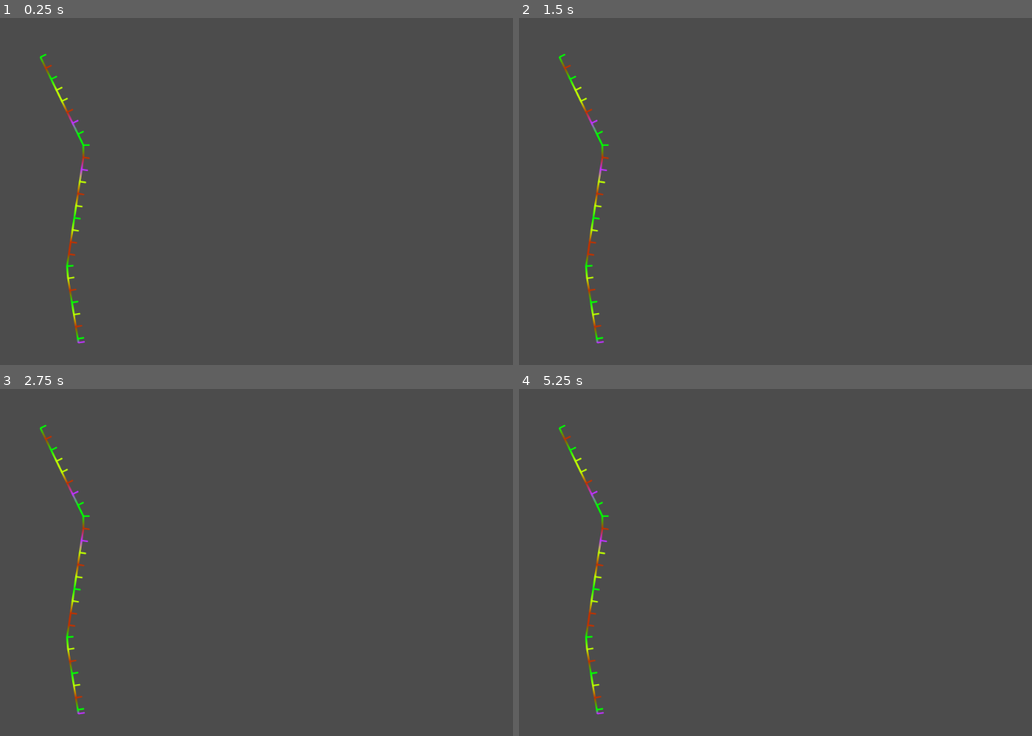
Above: before the commit, frames 1-4 (two rows, left to right).
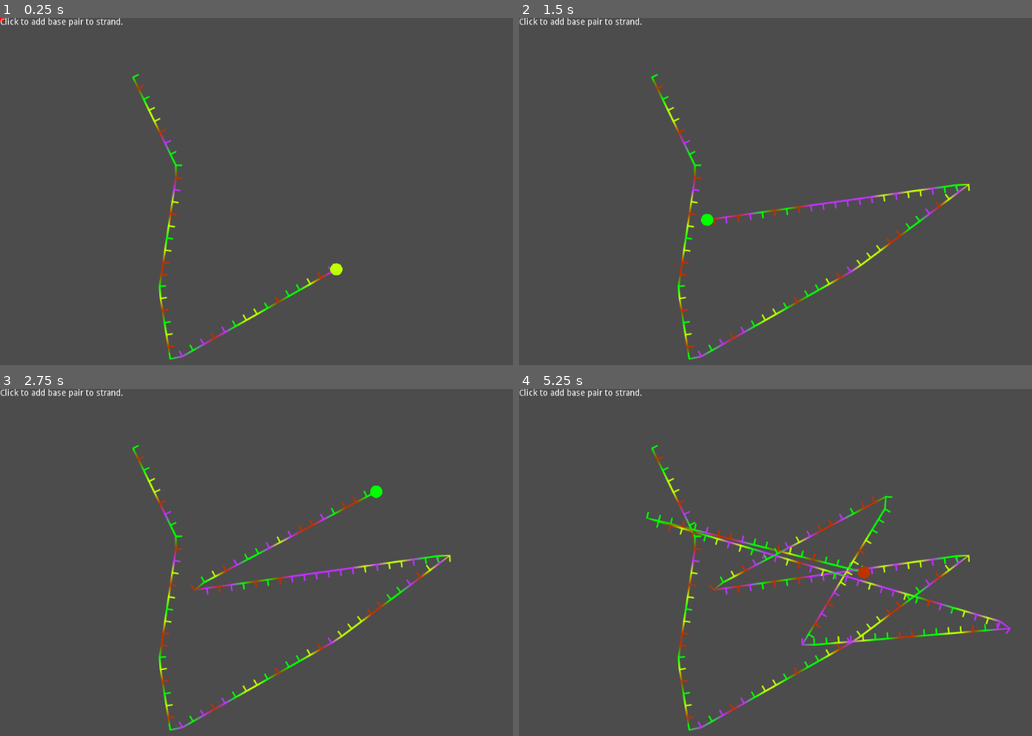
Above: after the commit, the same moments.

Repository: wormyrocks/DNAModeling
Game: Godot game, scene res://MainScene.tscn
Same seed, same stepped clock (60 frames per second), same inputs: the game is played once before the commit and once after it.
Inputs (mouse positions are in pixels of both pictures, inside the frame that each line leads up to):
- Up to frame 1 (0.25 s): no input
- Up to frame 2 (1.5 s): tap Enter at 0.5, 1.25 s; move the mouse to (970, 184) at 0.52 s; click (970, 184) at 0.67 s; move the mouse to (708, 219) at 1.27 s; click (708, 219) at 1.42 s
- Up to frame 3 (2.75 s): tap Enter at 2 s; move the mouse to (374, 493) at 2.02 s; click (374, 493) at 2.17 s
- Up to frame 4 (5.25 s): tap Enter at 2.75, 3.5, 4.25 s; move the mouse to (801, 645) at 2.77 s; click (801, 645) at 2.92 s; move the mouse to (1021, 628) at 3.52 s; click (1021, 628) at 3.67 s; move the mouse to (642, 517) at 4.27 s; click (642, 517) at 4.42 s; move the mouse to (862, 572) at 5.02 s; click (862, 572) at 5.17 s

The runs differ from the first frame. In frame 1, 1.8% of the frame differs, in the area x 0-67%, y 0-99%; in frame 2, 2.5%; in frame 3, 2.9%; in frame 4, 4.5%, in the area x 0-96%, y 0-99%.

Commit message:
User can click to add new base pairs

Diff:
--- /dev/null
+++ b/MainScene.gd
@@ -0,0 +1,23 @@
+extends Node2D
+
+
+# Declare member variables here. Examples:
+# var a = 2
+# var b = "text"
+
+
+# Called when the node enters the scene tree for the first time.
+func _ready():
+	pass # Replace with function body.
+
+
+func _input(event):
+	# For debugging
+	if event is InputEventMouseButton and event.pressed:
+		$Strand/StrandPath.add_point(event.position)
+
+	if event is InputEventMouseMotion:
+		update()
+
+func _draw():
+	draw_circle(get_viewport().get_mouse_position(), 5.0, Color.red)
--- a/MainScene.tscn
+++ b/MainScene.tscn
@@ -1,20 +1,29 @@
-[gd_scene load_steps=3 format=2]
+[gd_scene load_steps=4 format=2]
 
 [ext_resource path="res://StrandPath.gd" type="Script" id=1]
+[ext_resource path="res://MainScene.gd" type="Script" id=2]
 
 [sub_resource type="Curve2D" id=1]
 bake_interval = 10.0
 _data = {
-"points": PoolVector2Array( 0, 0, 0, 0, 217, 97, 0, 0, 0, 0, 289.377, 245.833, 0, 0, 0, 0, 259.679, 443.823, 0, 0, 0, 0, 279, 564 )
+"points": PoolVector2Array( 0, 0, 0, 0, 217, 97, 0, 0, 0, 0, 289.377, 245.833, 0, 0, 0, 0, 259.679, 443.823, 0, 0, 0, 0, 279, 564, 0, 0, 0, 0, 548.756, 411.006 )
 }
 
 [node name="MainScene" type="Node2D"]
+script = ExtResource( 2 )
 
 [node name="Strand" type="Node" parent="."]
 
 [node name="StrandPath" type="Path2D" parent="Strand"]
 self_modulate = Color( 1, 1, 1, 1 )
-position = Vector2( -151, -32.929 )
 scale = Vector2( 1, 0.99861 )
 curve = SubResource( 1 )
 script = ExtResource( 1 )
+
+[node name="Label" type="Label" parent="."]
+margin_right = 40.0
+margin_bottom = 14.0
+text = "Click to add base pair to strand."
+__meta__ = {
+"_edit_use_anchors_": false
+}
--- a/StrandPath.gd
+++ b/StrandPath.gd
@@ -1,4 +1,7 @@
 extends Path2D
+
+enum Nucleotide {A,C,T,G}
+var color_choices = [Color(0.0, 1.0, 0.0, 1.0), Color(0.75,0.20,0.0,1.0), Color(0.75, 0.20, 1.0, 1.0), Color(0.75, 1.0, 0.0, 1.0)]
 
 # Distance in pixels between pre-determined points
 var bake_interval = 20
@@ -15,16 +18,31 @@
 # Array of colors (needs to be updated to match array of points)
 var color_array = PoolColorArray()
 
-# Color palette
-var color_choices = [Color(0.0, 1.0, 0.0, 1.0), Color(0.75,0.20,0.0,1.0), Color(0.75, 0.20, 1.0, 1.0), Color(0.75, 1.0, 0.0, 1.0)]
-
 # Recalculate normal vectors to each point in the scene; probably should be called every time the curve is edited
 func calc_normals():
+	var target_size = point_array.size()
+	normal_array.resize(target_size)
 	var tan_vec
-	for i in range (0, point_array.size()):
-		# Populate array of points tangent to strand with length 10
-		if (i != point_array.size()-1): tan_vec = (point_array[i+1]-point_array[i]).tangent().normalized()*base_length
-		normal_array.append(Vector2(point_array[i][0] + tan_vec[0], point_array[i][1] + tan_vec[1]))
+	for i in range (0, target_size):
+		# Populate array of points tangent to strand
+		if (i != target_size-1): tan_vec = (point_array[i+1]-point_array[i]).tangent().normalized()*base_length
+		normal_array.set(i, tan_vec)
+
+func add_point(position):
+	curve.add_point(position)
+	point_array = curve.get_baked_points()
+
+	print("Adding base pair at position %d,%d. Curve now contains %d points." % [position.x, position.y, point_array.size()])
+
+	# Recalculate normals (inefficient; really only necessary for newly added points)
+	calc_normals()
+
+	# Update color array
+	while (color_array.size() < point_array.size()):
+		color_array.append(color_choices[randi()%4])
+
+	# Calling update() makes sure our _draw function will get called again
+	update()
 
 # Called when the node enters the scene tree for the first time.
 func _ready():
@@ -32,19 +50,22 @@
 	point_array = curve.get_baked_points()
 	print ("Strand created with %d baked points." % point_array.size())
 	color_array.resize(point_array.size())
-	var num_colors = color_choices.size()
 	for i in range (0, point_array.size()):
-		color_array.set(i, color_choices[randi() % num_colors])
+		color_array.set(i, color_choices[randi() % 4])
 	calc_normals()
 
+
 func _draw():
-	draw_polyline_colors(curve.get_baked_points(), color_array, 2.0, true)
+	draw_polyline_colors(point_array, color_array, 2.0, true)
 	for i in range (0, point_array.size()):
 		# Don't draw balls
-		#draw_circle(point_array[i], 5, color_array[i])
+		#draw_circle(point_array[i], 10, color_array[i])
 
 		# Draw tangent lines
-		draw_line(point_array[i], normal_array[i], color_array[i], 1.5, true)
+		draw_line(point_array[i], point_array[i] + normal_array[i], color_array[i], 1.5, true)
+		if (i == point_array.size()-1):
+			print ("drawing last point at %d %d" % [point_array[i].x, point_array[i].y])
+			draw_circle(point_array[i], 10, color_array[i])
 
 
 # Called every frame. 'delta' is the elapsed time since the previous frame.
